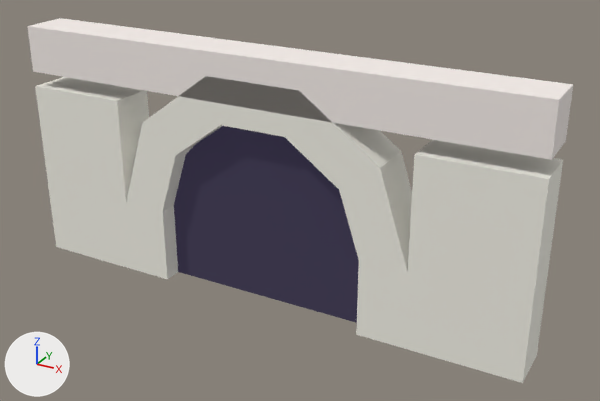
The glTF model assets/models/skirting_hole.glb, before and after one commit.
One viewpoint serves both versions: a 50 mm lens placed at (0.245, -0.388, 0.273), pointed at (0.02, 0.021, 0.069). Every picture has the same lights, and +X, +Y and +Z are marked at lower left. The older version comes first. Vertices at exactly the same position are counted once.

Names of what the first picture shows: 'Skirting_hole'.
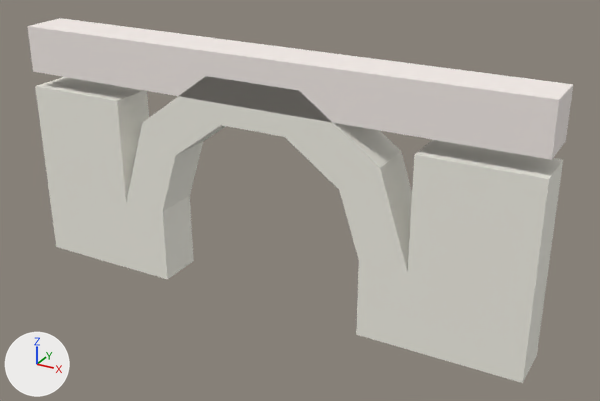
Commit message: Let the mouse into the tavern's hole

The edits, one by one:
me_skirting_hole_mesh is used by ob_skirting_hole; location (0.0, 0.0, 0.0).
me_skirting_hole_mesh had 61 vertices, 109 faces and spanned x -0.17..0.17, y 0.0..0.03, z 0.0..0.16.
me_skirting_hole_mesh now has 52 vertices, 102 faces and spans x -0.17..0.17, y 0.0..0.03, z 0.0..0.16.
me_skirting_hole_mesh part 1: the loose piece of 9 vertices spanning x -0.07..0.07, y 0.012, z 0.0..0.12 is deleted.
me_skirting_hole_mesh no longer uses material mat_glow__050409.

Changed parts and their boxes (x1, y1, x2, y2) in the pictures (600 x 401 px):
part 1 of me_skirting_hole_mesh, deleted (purple)
    before: (174, 126, 359, 323)
